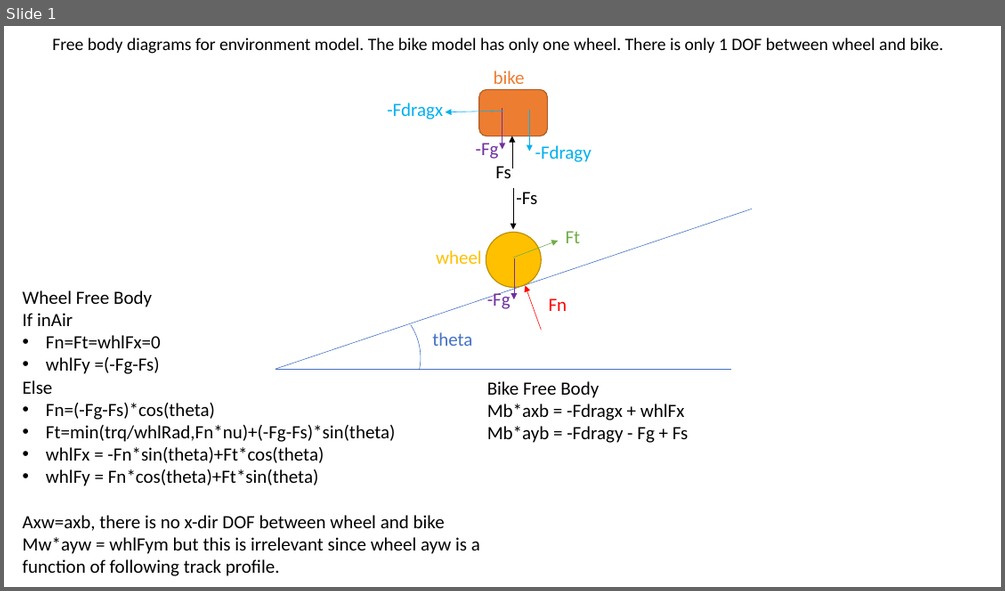
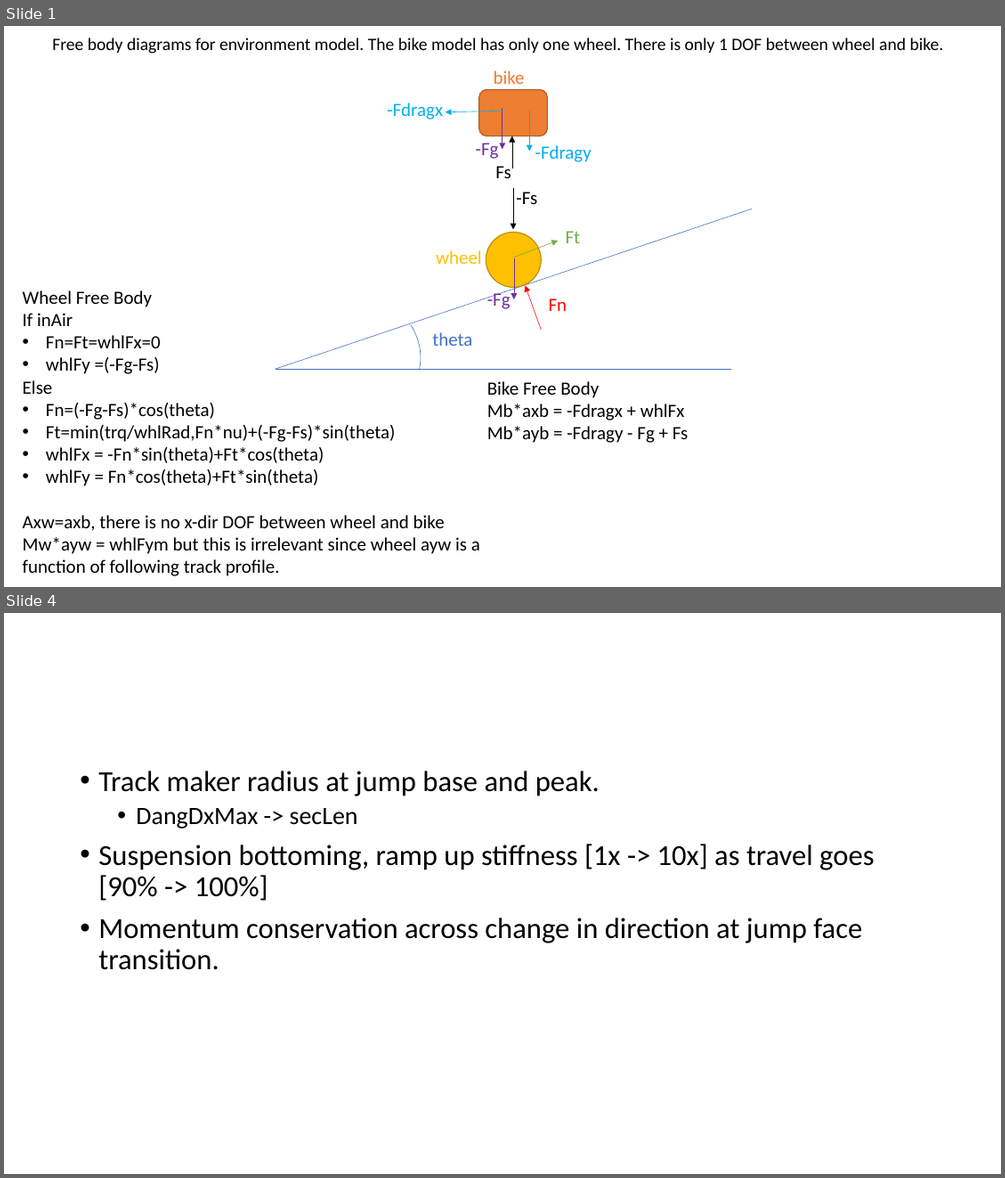
Before and after one commit to albensteinFMBA/Analytics-Demo, a slide deck: supercross_learner/supercross_diagrams.pptx. Shown one above the other, each under a label of ours: slide 1 before the commit, slides 1 and 4 after it; the slides between them are not shown. The pictures are 1005x591 and 1005x1178 pixels, drawn with LibreOffice and Linux fonts; fonts in the diff are those of the drawing. Boxes give left, top, right and bottom in pixels: in the first picture for what was removed or moved away, otherwise in the second. Text is boxed around its words. In the diff, an @@ line names an element or a change of style, - is before the commit and + after.

```diff
--- a/supercross_learner/supercross_diagrams.pptx
+++ b/supercross_learner/supercross_diagrams.pptx
@@ slide 4 added at (x1=4, y1=613, x2=1001, y2=1174), background #FFFFFF @@
@@ text added at (x1=98, y1=771, x2=874, y2=970), 28 pt, text #000000 @@
+• Track maker radius at jump base and peak.
+  • DangDxMax -> secLen
+• Suspension bottoming, ramp up stiffness [1x -> 10x] as travel goes [90% -> 100%]
+• Momentum conservation across change in direction at jump face transition.
```
Also in this commit, not shown: 2 other slides added, 3 other files.
